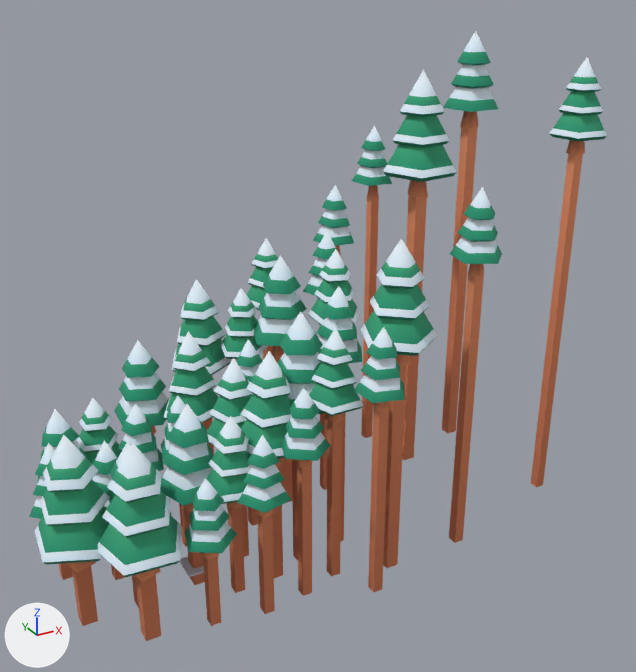
One commit to the glTF model public/assets/toycar/set-flurry-forest-h.glb: the scene before it, then after it.
The view is the same before and after, from a 50 mm lens placed at (-14.7, -11.2, 23.3), pointed at (1.4, 18.1, 8.7). Every picture has the same lights, and +X, +Y and +Z are marked at lower left. The picture after the commit comes second. Where no turn or scale is listed for an object, it has been applied to the vertices. Vertices at exactly the same position are counted once.

Objects in the first picture: 'pines' and 1 more.
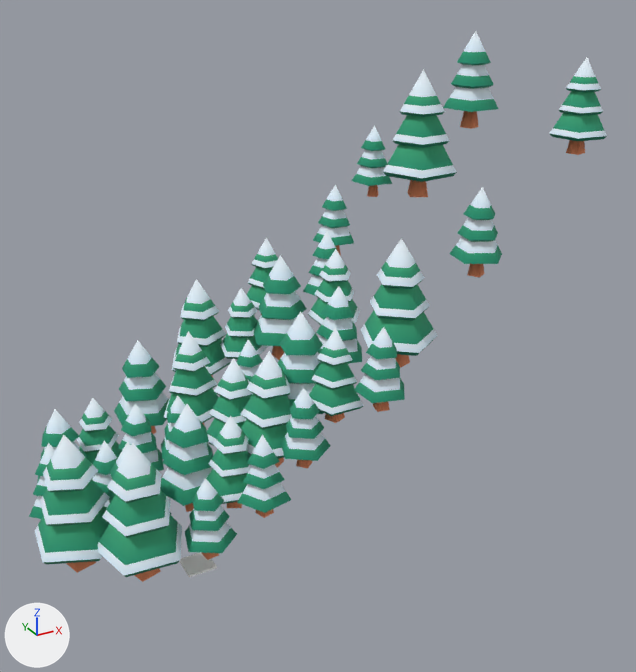
What the commit changed:
me_pines is used by ob_pines; location (-4.7, 17.3, 2.8).
me_pines had 2460 vertices, 3770 faces and spanned x -6.2..18.2, y -5.3..7.9, z -3.7..17.1.
me_pines now has 2172 vertices, 3408 faces and spans x -6.2..18.2, y -5.3..7.9, z -1.0..17.1.
me_pines part 1: 36 loose pieces with 288 vertices, spanning x -5.0..17.2, y -4.5..6.8, z -3.7..12.8, are deleted.

Pixel boxes [x1, y1, x2, y2] of what changed, in the pictures (636 x 672 px):
'pines', reshaped (10% shorter)
    before: [29, 31, 607, 641]
    after: [29, 31, 607, 582]
part 1 of me_pines, deleted
    before: [59, 127, 583, 641]
